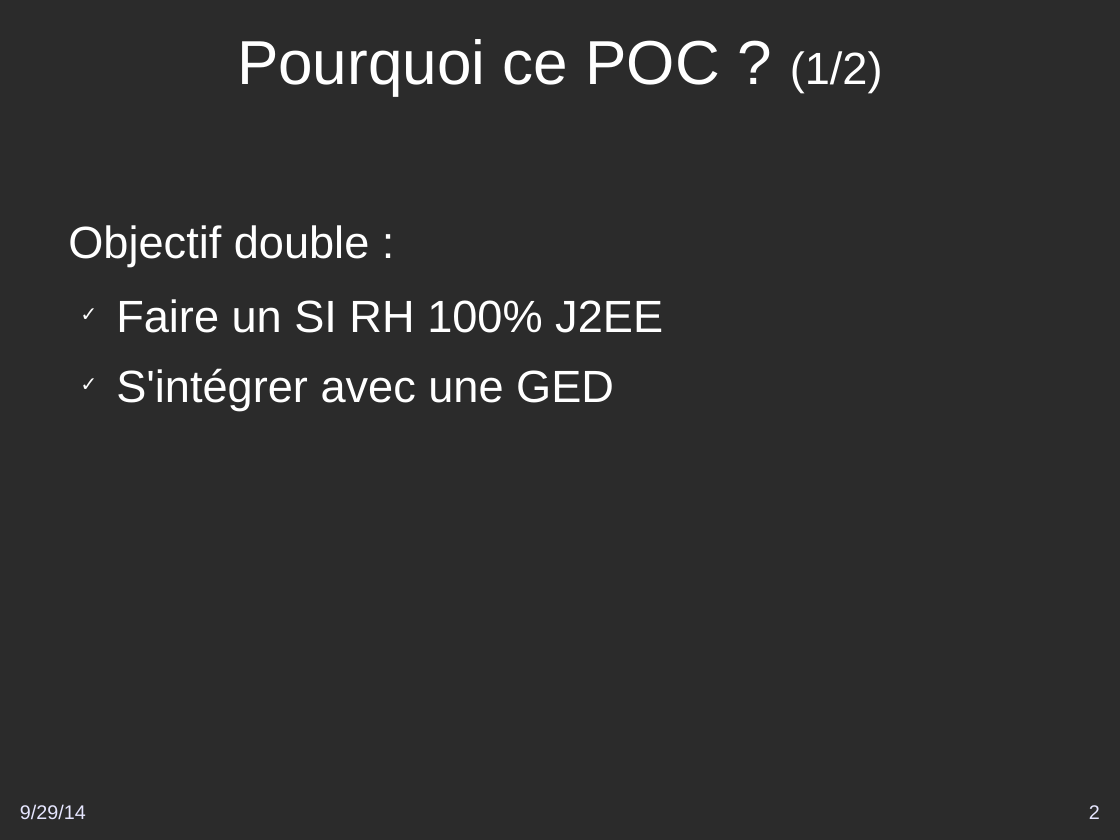
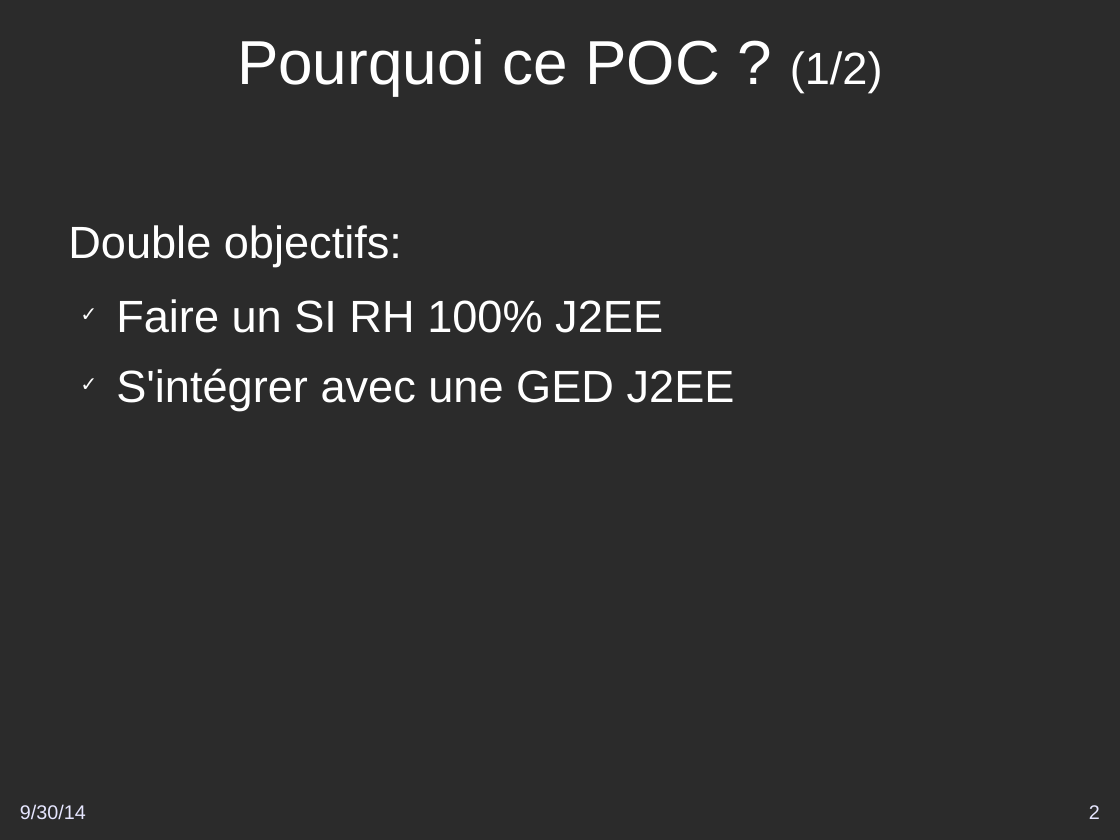
Before and after one commit to DSI-Ville-Noumea/sirh-kiosque-j2ee-old, a slide deck: slide 2 of src/site/resources/Vers_un_Kiosque_RH_J2EE.odp. Drawn at 1120x840 pixels with LibreOffice and Linux fonts; fonts in the diff are those of the drawing; background and template pictures are left out; a plain dark background stands for a picture behind light text. Boxes give left, top, right and bottom in pixels: in the first picture for what was removed or moved away, otherwise in the second. Text is boxed around its words. In the diff, an @@ line names an element or a change of style, - is before the commit and + after.

```diff
--- a/src/site/resources/Vers_un_Kiosque_RH_J2EE.odp
+++ b/src/site/resources/Vers_un_Kiosque_RH_J2EE.odp
@@ text at bbox=[68, 225, 402, 267]: text changed @@
-Objectif double :
+Double objectifs:
@@ text at bbox=[116, 368, 735, 411]: text changed @@
-  ✓ S'intégrer avec une GED
+  ✓ S'intégrer avec une GED J2EE
@@ text at bbox=[20, 804, 86, 820]: text changed @@
-9/29/14
+9/30/14
```
Also in this commit, not shown: 41 other slides changed.
